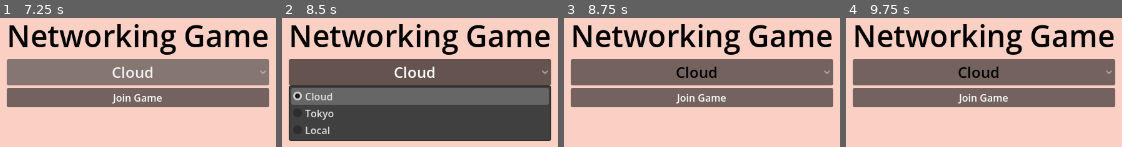
Above: before the commit, frames 1-4 (left to right).
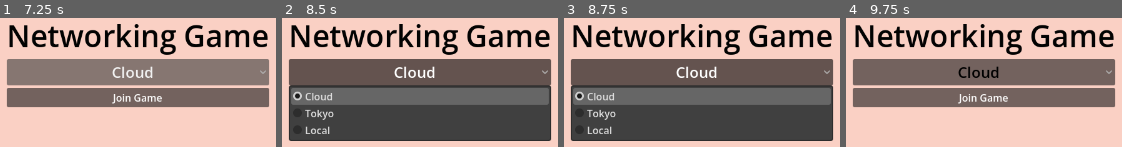
Above: after the commit, the same moments.

Repository: Carter-Lewis/fps_game
Game: Godot game, scene res://scenes/MainMenu.tscn
Same seed, same stepped clock (60 frames per second), same inputs: the game is played once before the commit and once after it.
Inputs (mouse positions are in pixels of both pictures, inside the frame that each line leads up to):
- Up to frame 1 (7.25 s): click "Join Game" at 0.5 s; click "Cloud" at 1.25 s; tap Enter at 2, 3.5, 5 s; move the mouse to (outside the picture) at 2.02 s; press the mouse at (outside the picture) at 2.03 s; hold D (move_right) 2.03-2.78 s; tap Space (jump) at 2.27, 2.75, 3.02, 4.25, 4.52, 5.27, 5.75, 6.02 s; move the mouse to (outside the picture) at 2.77 s; release the mouse at (outside the picture) at 2.78 s; hold S (move_backward) 2.78-3.53 s; click (outside the picture) at 2.85 s; move the mouse to (outside the picture) at 3.52 s; press the mouse at (outside the picture) at 3.53 s; hold D (move_right) 3.53-4.28 s; move the mouse to (outside the picture) at 4.27 s; release the mouse at (outside the picture) at 4.28 s; hold W (move_forward) 4.28-5.03 s; click (outside the picture) at 4.35 s; move the mouse to (outside the picture) at 5.02 s; press the mouse at (outside the picture) at 5.03 s; hold A (move_left) 5.03-6.53 s; move the mouse to (outside the picture) at 5.77 s; release the mouse at (outside the picture) at 5.78 s; click (outside the picture) at 5.85 s; move the mouse to (176, 60) at 6.52 s; press the mouse at (176, 60) at 6.53 s; hold S (move_backward) from 6.53 s (still down)
- Up to frame 2 (8.5 s): move the mouse to (outside the picture) at 7.27 s; release S (move_backward) at 7.28 s; release the mouse at (outside the picture) at 7.28 s; hold D (move_right) 7.28-8.03 s; click (outside the picture) at 7.35 s; tap Space (jump) at 7.52, 8.27 s; move the mouse to (outside the picture) at 8.02 s; press the mouse at (outside the picture) at 8.03 s; hold W (move_forward) from 8.03 s (still down)
- Up to frame 3 (8.75 s): keep holding W (move_forward)
- Up to frame 4 (9.75 s): move the mouse to (outside the picture) at 8.77 s; release W (move_forward) at 8.78 s; release the mouse at (outside the picture) at 8.78 s; hold D (move_right) 8.78-9.53 s; click (outside the picture) at 8.85 s; tap Space (jump) at 9.02 s; move the mouse to (outside the picture) at 9.52 s; press the mouse at (outside the picture) at 9.53 s; hold S (move_backward) from 9.53 s (still down)

Frames 1-2 are identical in both runs. In frame 3, 31% of the frame differs, in the area x 2-98%, y 37-96%; in frame 4, nothing differs.
Error before the commit: Cannot call method 'change_scene_to_file' on a null value. (res://scenes/main_menu.gd:18)
Error after the commit: Parse Error: Mixed use of tabs and spaces for indentation. (res://scripts/NetworkManager.gd:471)

Commit message:
Update protocol

Diff:
--- a/scripts/Main.gd
+++ b/scripts/Main.gd
@@ -15,6 +15,8 @@
 
 func _process(delta: float) -> void:
 	_drift_update_timer -= delta
+	# changed to help with lag
+	global_position = global_position.lerp(target_position, delta * 12.0)
 	if _drift_update_timer <= 0.0:
 		_drift_update_timer = 0.5
 		_update_drift_display()
--- a/scripts/NetworkManager.gd
+++ b/scripts/NetworkManager.gd
@@ -461,10 +461,17 @@
 		return
 	# QUIC datagrams can arrive out of order; use a monotonic tick counter derived
 	# from the server's broadcast cadence to drop stale packets before cleanup.
-	var now_msec := Time.get_ticks_msec()
-	var is_latest := now_msec >= _last_world_state_seq
-	if is_latest:
-		_last_world_state_seq = now_msec
+
+	# Changed to help lag
+	# var now_msec := Time.get_ticks_msec()
+	# var is_latest := now_msec >= _last_world_state_seq
+	# if is_latest:
+		# _last_world_state_seq = now_msec
+	var tick = _unpack_u32_be(packet, 1)
+	if tick <= _last_world_state_seq:
+	    return
+	_last_world_state_seq = tick
+
 	var offset = 2
 	var seen_pids: Array = []
 	for i in range(player_count):
@@ -481,10 +488,6 @@
 		else:
 			_apply_remote(pid, Vector3(px, py, pz), yaw, health)
 
-	# Only run cleanup when this is the most-recent packet seen so far;
-	# skipping cleanup on out-of-order datagrams prevents spurious despawns.
-	if not is_latest:
-		return
 	for pid in remote_players.keys():
 		if pid not in seen_pids:
 			var node = remote_players[pid]
@@ -514,9 +517,10 @@
 	var drift = server_pos.distance_to(local_player.global_position)
 	var elapsed = (Time.get_ticks_msec() / 1000.0) - _start_time
 	_drift_log.append({"time": elapsed, "player_id": my_player_id, "drift": drift})
-	if drift > 0.5:
+# changed to help with lag (changed from 0.5 to 2.0 and 0.3 to 0.1)
+	if drift > 2.0:
 		var corrected = Vector3(server_pos.x, local_player.global_position.y, server_pos.z)
-		local_player.global_position = local_player.global_position.lerp(corrected, 0.3)
+		local_player.global_position = local_player.global_position.lerp(corrected, 0.1)
 
 # apply server position and yaw to a remote player node, log drift
 func _apply_remote(pid: int, pos: Vector3, yaw: float, health: int):
@@ -550,6 +554,15 @@
 func _unpack_u16(buf: PackedByteArray, offset: int) -> int:
 	return (buf[offset] << 8) | buf[offset + 1]
 
+# added to help with lag
+func _unpack_u32_be(buf: PackedByteArray, offset: int) -> int:
+    return (
+        (buf[offset] << 24) |
+        (buf[offset + 1] << 16) |
+        (buf[offset + 2] << 8) |
+        buf[offset + 3]
+    )
+
 func _pack_f32_be(val: float) -> PackedByteArray:
 	# encode as LE first then reverse to get BE
 	var tmp := PackedByteArray()
--- a/scripts/RemotePlayer.gd
+++ b/scripts/RemotePlayer.gd
@@ -38,7 +38,8 @@
 
 func _physics_process(delta: float) -> void:
 	# Interpolate toward target smoothly to hide packet jitter
-	global_position = global_position.lerp(_target_position, _interpolation_speed * delta)
+	# changed to help with lag (global to target)
+	target_position = global_position.lerp(_target_position, _interpolation_speed * delta)
 	rotation.y = lerp_angle(rotation.y, _target_yaw, _interpolation_speed * delta)
 
 func _update_health_bar() -> void:
Not shown, removed: amplify.yml
Not shown, changed: FPS Networking Demo.html
Not shown, changed: FPS Networking Demo.pck
Not shown, changed: README.md
Not shown, changed: index.html
